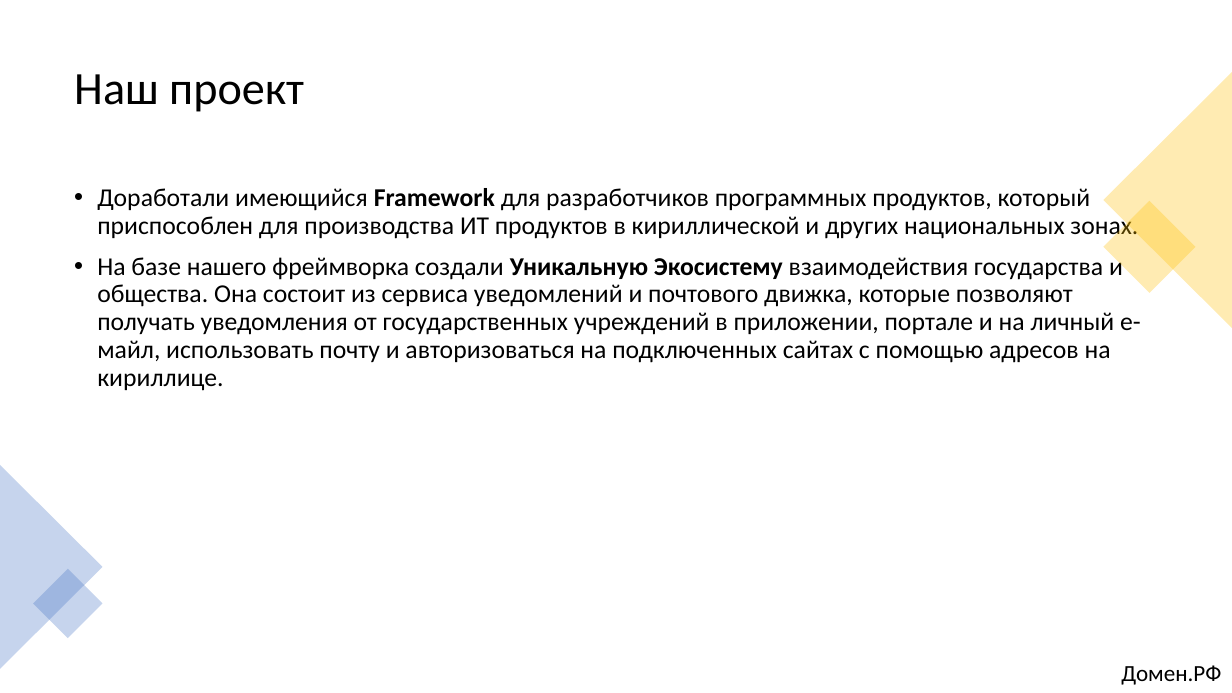
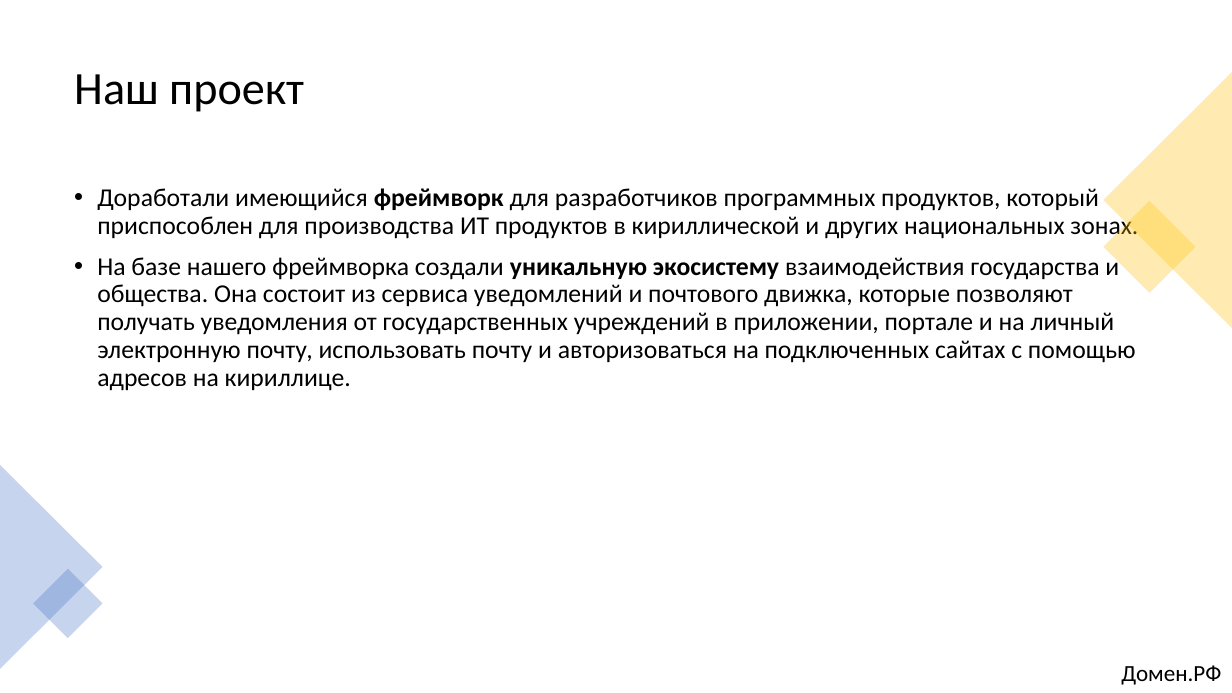
Before and after one commit to alexklippe/scryptedv2, a slide deck: slide 2 of Презентация_Команда Scrypted_кейс1.pptx. Drawn at 1232x693 pixels with LibreOffice and Linux fonts; fonts in the diff are those of the drawing. Boxes give left, top, right and bottom in pixels: in the first picture for what was removed or moved away, otherwise in the second. Text is boxed around its words. In the diff, an @@ line names an element or a change of style, - is before the commit and + after.

```diff
--- a/Презентация_Команда Scrypted_кейс1.pptx
+++ b/Презентация_Команда Scrypted_кейс1.pptx
@@ text at box(97, 188, 1138, 391): text changed @@
-• Доработали имеющийся Framework для разработчиков программных продуктов, который приспособлен для производства ИТ продуктов в кириллической и других национальных зонах.
-• На базе нашего фреймворка создали Уникальную Экосистему взаимодействия государства и общества. Она состоит из сервиса уведомлений и почтового движка, которые позволяют получать уведомления от государственных учреждений в приложении, портале и на личный е-майл, использовать почту и авторизоваться на подключенных сайтах с помощью адресов на кириллице.
+• Доработали имеющийся фреймворк для разработчиков программных продуктов, который приспособлен для производства ИТ продуктов в кириллической и других национальных зонах.
+• На базе нашего фреймворка создали уникальную экосистему взаимодействия государства и общества. Она состоит из сервиса уведомлений и почтового движка, которые позволяют получать уведомления от государственных учреждений в приложении, портале и на личный электронную почту, использовать почту и авторизоваться на подключенных сайтах с помощью адресов на кириллице.
```
Also in this commit, not shown: 8 other slides changed, 6 other files.
